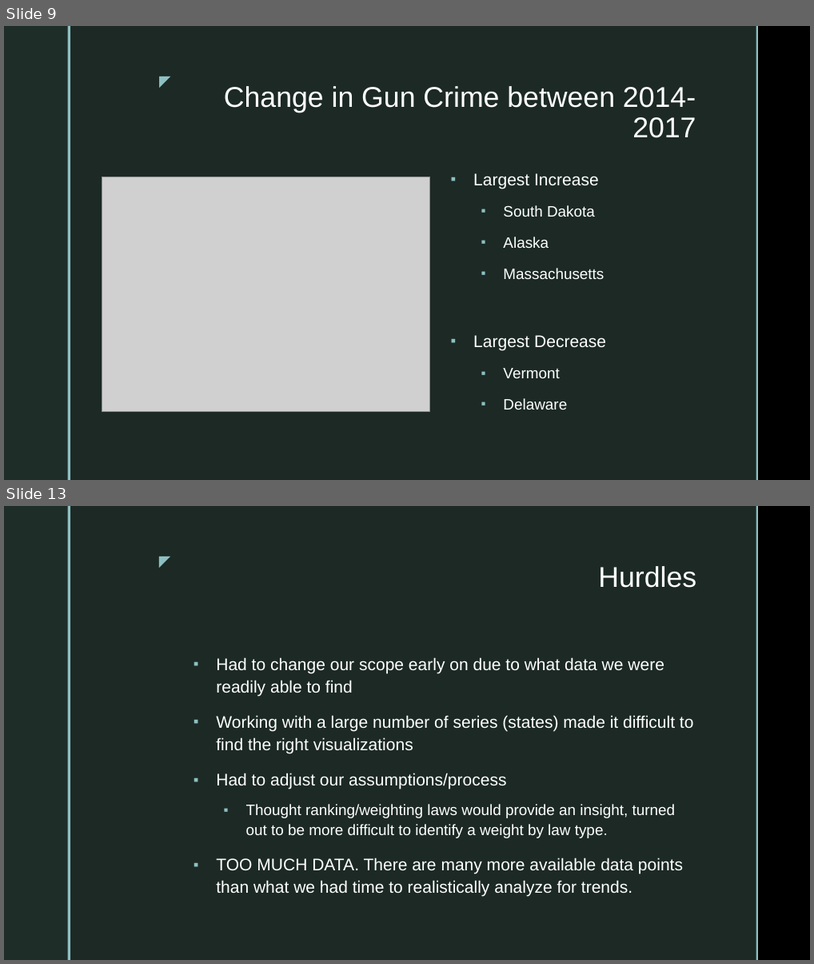
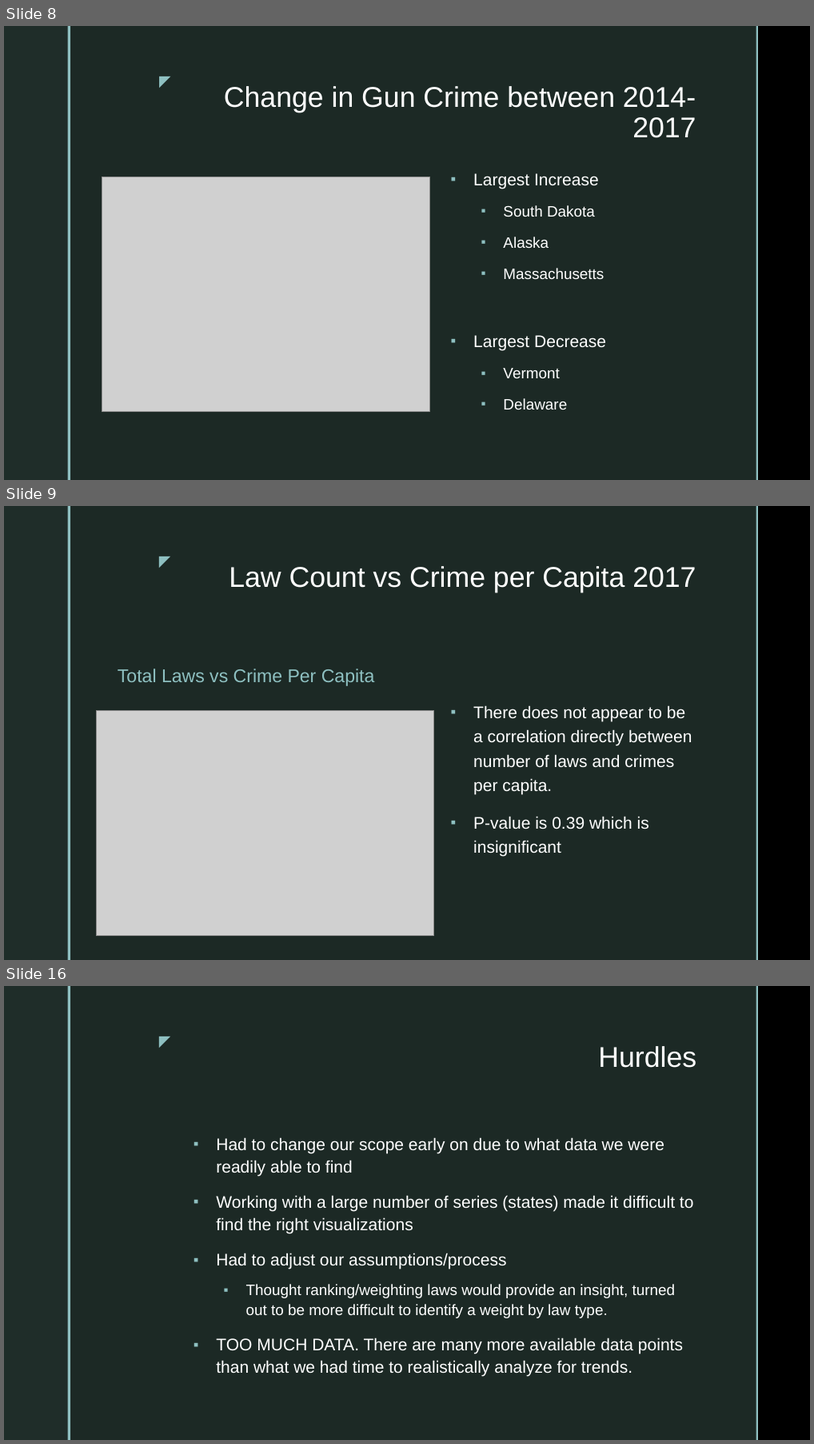
Before and after one commit to Vallito/Project_1, a slide deck: Affects of Gun Laws on Gun Crime.pptm. Shown one above the other, each under a label of ours: slides 9 and 13 before the commit, slides 8, 9 and 16 after it; the slides between them are not shown. The pictures are 814x964 and 814x1444 pixels, drawn with LibreOffice and Linux fonts; fonts in the diff are those of the drawing; grey boxes stand for pictures; background and template pictures are left out. Boxes give left, top, right and bottom in pixels: in the first picture for what was removed or moved away, otherwise in the second. Text is boxed around its words. In the diff, an @@ line names an element or a change of style, - is before the commit and + after.

```diff
--- a/Affects of Gun Laws on Gun Crime.pptm
+++ b/Affects of Gun Laws on Gun Crime.pptm
@@ slide 9 added at [4, 506, 810, 960], background picture (left out); not listed: 5 template elements that a slide beside it also shows @@
@@ title added at [229, 566, 696, 592], 34 pt, text #FFFFFF @@
+Law Count vs Crime per Capita 2017
@@ text added at [118, 668, 375, 686], 22 pt, text #8EC0C1 @@
+Total Laws vs Crime Per Capita
@@ picture added at [97, 711, 434, 936] @@
@@ text added at [474, 705, 692, 856], 20 pt, text #FFFFFF @@
+▪ There does not appear to be a correlation directly between number of laws and crimes per capita.
+▪ P-value is 0.39 which is insignificant
@@ what was slide 9 is now slide 8 @@
@@ what was slide 13 is now slide 16 @@
```
Also in this commit, not shown: 4 slides changed, 5 other slides added, 2 slides removed.
